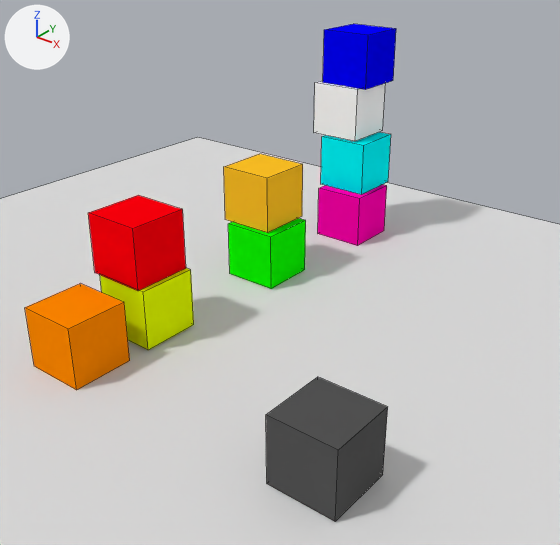
Two versions of the Blender file blender_project/blocks_world.blend, one commit apart.
Before and after are seen from a 50 mm lens placed at (7.63, -7.73, 6.34), pointed at (0.82, 0.79, 1.06). Every picture has the same lights, and +X, +Y and +Z are marked at upper left. Mesh edges are drawn as thin lines.

In view in the first picture: 'Plane', 'black_cube', 'blue_cube', 'brown_cube', 'cyan_cube', 'gray_cube', 'green_cube', 'orange_cube', 'purple_cube', 'red_cube', 'yellow_cube'.
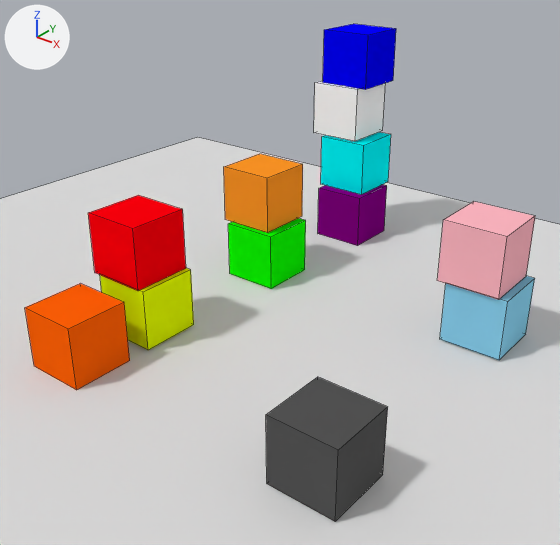
What changed in the scene script:
```text
Change mat_material_008:
    mat_material_008.base_color: (1.0, 0.245, 0.0) -> (1.0, 0.117, 0.00189)  # orange #ff8800 -> orange #ff6006
Change mat_material_004:
    mat_material_004.base_color: (1.0, 0.536, 0.0177) -> (1.0, 0.303, 0.0184)  # yellow #ffc124 -> orange #ff9625
Change mat_material_003:
    mat_material_003.base_color: (1.0, 0.0, 0.421) -> (0.216, 0.0, 0.216)  # pink #ff00ae -> purple #800080
Add mat_material:
    mat_material = diffuse_material('Material')
    mat_material.base_color = (0.242, 0.617, 0.831)  # cyan #87ceeb
Add mat_material_012:
    mat_material_012 = diffuse_material('Material.012')
    mat_material_012.base_color = (1.0, 0.468, 0.533)  # pink #ffb6c1
Add me_cube_010:
    me_cube_010.from_pydata(...)  # a box spanning x -1.0..1.0, y -1.0..1.0, z -1.0..1.0
    me_cube_010.materials.append(mat_material)  # cyan #87ceeb
Add me_cube_011:
    me_cube_011.from_pydata(...)  # a box spanning x -1.0..1.0, y -1.0..1.0, z -1.0..1.0
    me_cube_011.materials.append(mat_material_012)  # pink #ffb6c1
Add ob_skyblue_cube:
    ob_skyblue_cube = bpy.data.objects.new('skyblue_cube', me_cube_010)
    ob_skyblue_cube.location = (3.48, 2.64, 0.53)
    ob_skyblue_cube.scale = (0.5, 0.5, 0.5)
Add ob_pink_cube:
    ob_pink_cube = bpy.data.objects.new('pink_cube', me_cube_011)
    ob_pink_cube.location = (3.35, 2.6, 1.54)
    ob_pink_cube.scale = (0.5, 0.5, 0.5)
```

Where the change shows, as pixel boxes (x1, y1, x2, y2) in the pictures (560 x 545 px):
'orange_cube', recoloured: (25, 283, 130, 390) in both
'pink_cube', added (pink): after (437, 201, 535, 300)
'skyblue_cube', added: after (440, 276, 535, 360)
'brown_cube', recoloured (yellow to orange): (224, 154, 303, 233) in both
'purple_cube', recoloured (pink to purple): (318, 185, 387, 246) in both
